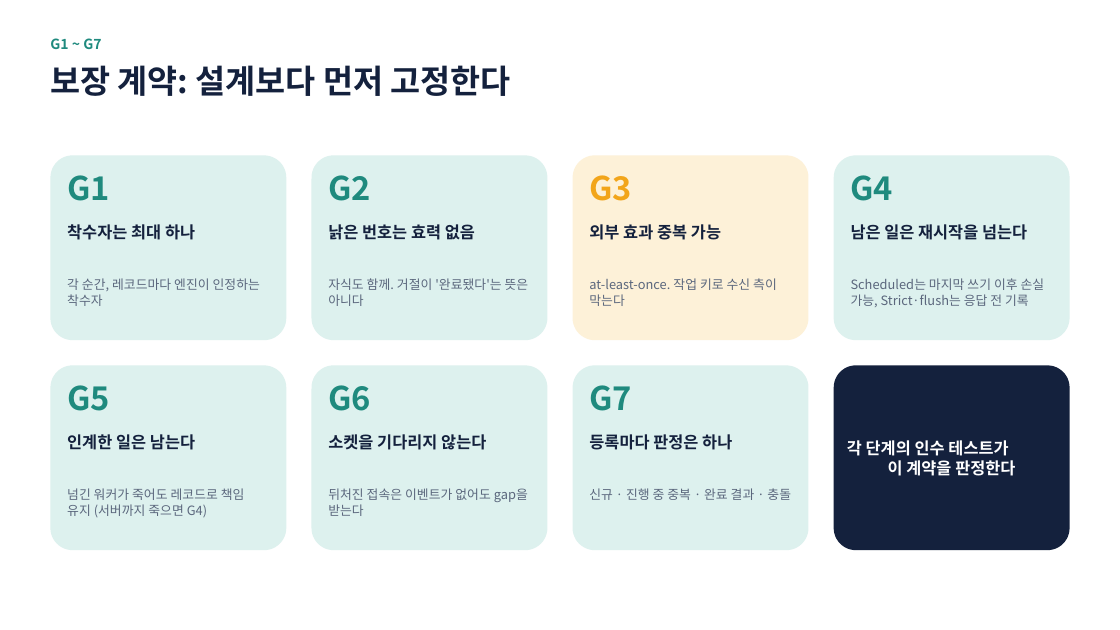
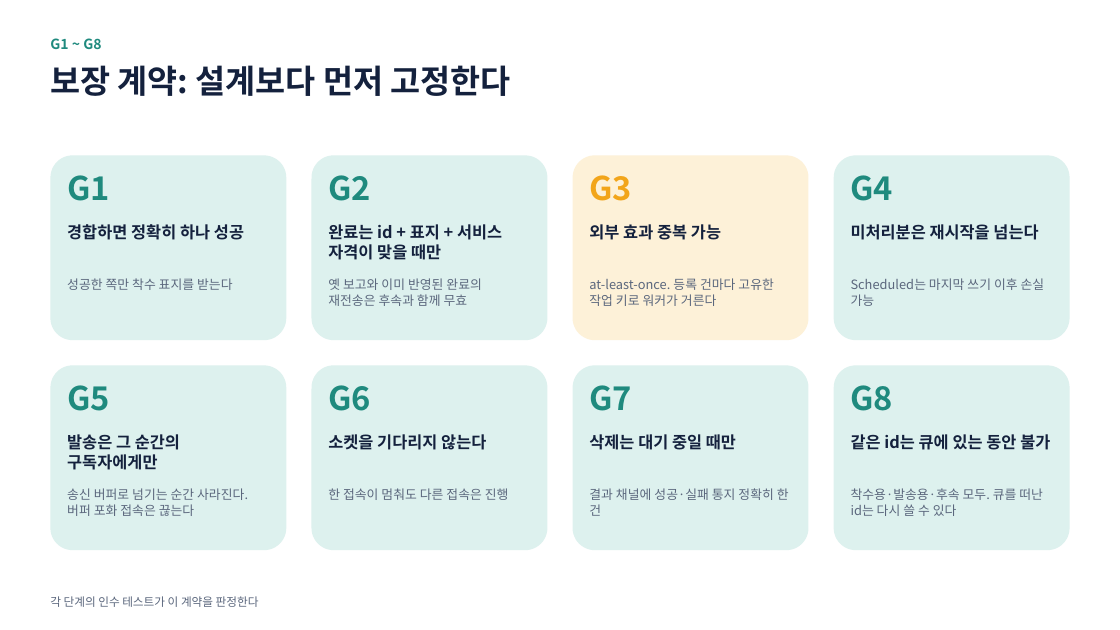
Before and after one commit to hikaMaeng/ruvent, a slide deck: slide 16 of docs/proposals/event-server-redesign.pptx. Drawn at 1120x630 pixels with LibreOffice and Linux fonts; fonts in the diff are those of the drawing. Boxes give left, top, right and bottom in pixels: in the first picture for what was removed or moved away, otherwise in the second. Text is boxed around its words. In the diff, an @@ line names an element or a change of style, - is before the commit and + after.

```diff
--- a/docs/proposals/event-server-redesign.pptx
+++ b/docs/proposals/event-server-redesign.pptx
@@ text at [50,38,101,49]: text changed @@
-G1 ~ G7
+G1 ~ G8
@@ text at [67,224,244,240]: text changed @@
-착수자는 최대 하나
+경합하면 정확히 하나 성공
@@ text at [328,224,502,260]: text changed @@
-낡은 번호는 효력 없음
+완료는 id + 표지 + 서비스 자격이 맞을 때만
@@ text at [851,224,1038,240]: text changed @@
-남은 일은 재시작을 넘는다
+미처리분은 재시작을 넘는다
@@ text at [67,278,232,290]: text changed @@
-각 순간, 레코드마다 엔진이 인정하는 착수자
+성공한 쪽만 착수 표지를 받는다
@@ text at [328,278,481,306]: text changed @@
-자식도 함께. 거절이 '완료됐다'는 뜻은 아니다
+옛 보고와 이미 반영된 완료의 재전송은 후속과 함께 무효
@@ text at [589,278,773,306]: text changed @@
-at-least-once. 작업 키로 수신 측이 막는다
+at-least-once. 등록 건마다 고유한 작업 키로 워커가 거른다
@@ text at [851,278,1045,306]: text changed @@
-Scheduled는 마지막 쓰기 이후 손실 가능, Strict·flush는 응답 전 기록
+Scheduled는 마지막 쓰기 이후 손실 가능
@@ rounded rectangle at [833,365,1070,550]: fill #14213D to #DDF1EE @@
@@ text added at [850,385,893,411], 28 pt, text #1F8A7E, bold @@
+G8
@@ text at [67,434,180,470]: text changed @@
-인계한 일은 남는다
+발송은 그 순간의 구독자에게만
@@ text at [589,434,736,450]: text changed @@
-등록마다 판정은 하나
+삭제는 대기 중일 때만
@@ text in rounded rectangle at [847,440,1015,476]: text removed @@
-각 단계의 인수 테스트가
-이 계약을 판정한다
@@ text added at [851,434,1050,450], 14 pt, text #14213D, bold @@
+같은 id는 큐에 있는 동안 불가
@@ text at [67,488,248,516]: text changed @@
-넘긴 워커가 죽어도 레코드로 책임 유지 (서버까지 죽으면 G4)
+송신 버퍼로 넘기는 순간 사라진다. 버퍼 포화 접속은 끊는다
@@ text at [328,488,509,500]: text changed @@
-뒤처진 접속은 이벤트가 없어도 gap을 받는다
+한 접속이 멈춰도 다른 접속은 진행
@@ text at [589,488,789,516]: text changed @@
-신규 · 진행 중 중복 · 완료 결과 · 충돌
+결과 채널에 성공·실패 통지 정확히 한 건
@@ text added at [851,488,1043,516], 11 pt, text #5B677D @@
+착수용·발송용·후속 모두. 큐를 떠난 id는 다시 쓸 수 있다
@@ text added at [50,596,259,607], 10 pt, text #5B677D @@
+각 단계의 인수 테스트가 이 계약을 판정한다
```
Also in this commit, not shown: 16 other slides changed, 6 slides added, 6 slides removed, 3 other files.
